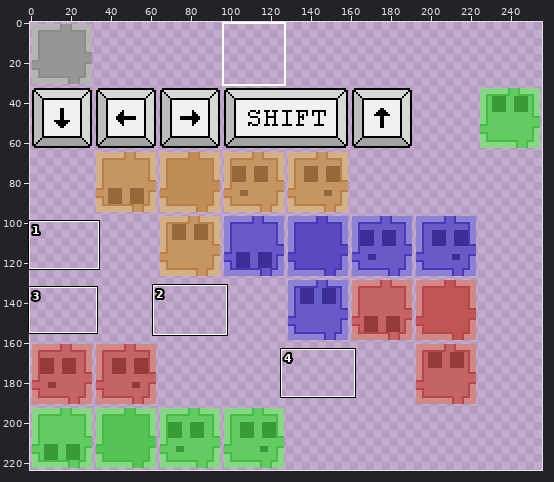
Sprite sheet, stored at slimes.png. Above: a wide view before the commit, with the close-up outlined.
Close-up. Before the edit:
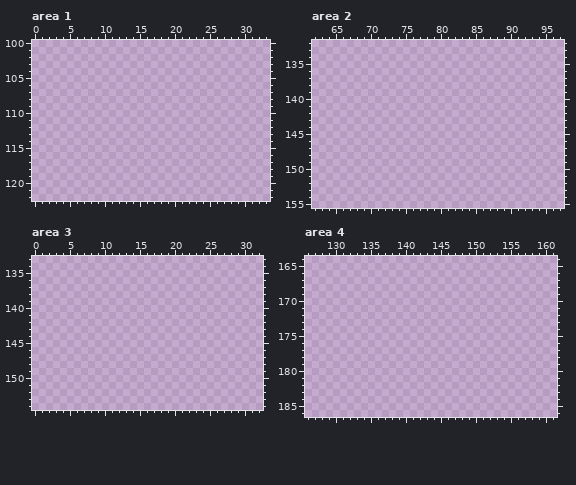
The file is 192x160 pixels. Colours within 5 levels of each other are drawn and written as one. Shown: area 1: x 0..33, y 100..122; area 2: x 62..97, y 132..155; area 3: x 0..32, y 133..154; area 4: x 126..161, y 164..186. The old version is drawn lined up with the new one. The commit also changed other parts of the picture, which this record leaves out.
After the commit:
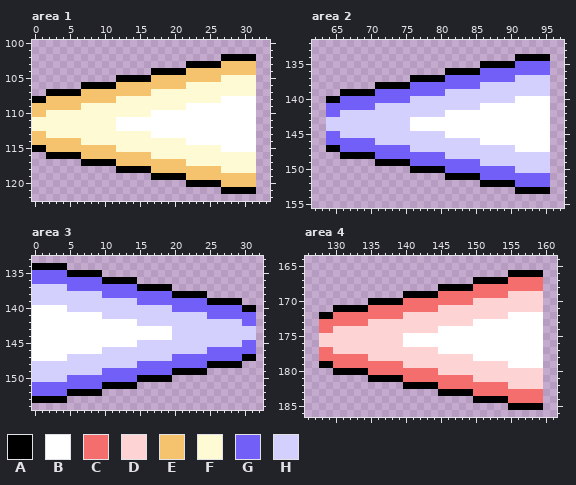
Palette (. is transparent): A #000000  B #ffffff  C #f56e6e  D #fdd3d3  E #f5c26e  F #fefad3  G #725ff7  H #d4d0fe
The edit:
canvas 192x160 -> 256x224; drawings rearranged on the sheet (the old picture shows each at its new place; 1 dropped ones are not shown)
Changed rows in their new state; - is an unchanged pixel.
Area 1:
first column x 0:
102 ---------------------------AAAAA
103 ----------------------AAAAAEEEEE
104 -----------------AAAAAEEEEEEEEEE
105 ------------AAAAAEEEEEEEEEEFFFFF
106 -------AAAAAEEEEEEEEEEFFFFFFFFFF
107 --AAAAAEEEEEEEEEEFFFFFFFFFFFFFFF
108 AAEEEEEEEEEEFFFFFFFFFFFFFFFBBBBB
109 EEEEEEEFFFFFFFFFFFFFFFBBBBBBBBBB
110 EEFFFFFFFFFFFFFFFBBBBBBBBBBBBBBB
111 FFFFFFFFFFFFBBBBBBBBBBBBBBBBBBBB
112 FFFFFFFFFFFFBBBBBBBBBBBBBBBBBBBB
113 EEFFFFFFFFFFFFFFFBBBBBBBBBBBBBBB
114 EEEEEEEFFFFFFFFFFFFFFFBBBBBBBBBB
115 AAEEEEEEEEEEFFFFFFFFFFFFFFFBBBBB
116 --AAAAAEEEEEEEEEEFFFFFFFFFFFFFFF
117 -------AAAAAEEEEEEEEEEFFFFFFFFFF
118 ------------AAAAAEEEEEEEEEEFFFFF
119 -----------------AAAAAEEEEEEEEEE
120 ----------------------AAAAAEEEEE
121 ---------------------------AAAAA
Area 2:
first column x 64:
134 ---------------------------AAAAA
135 ----------------------AAAAAGGGGG
136 -----------------AAAAAGGGGGGGGGG
137 ------------AAAAAGGGGGGGGGGHHHHH
138 -------AAAAAGGGGGGGGGGHHHHHHHHHH
139 --AAAAAGGGGGGGGGGHHHHHHHHHHHHHHH
140 AAGGGGGGGGGGHHHHHHHHHHHHHHHBBBBB
141 GGGGGGGHHHHHHHHHHHHHHHBBBBBBBBBB
142 GGHHHHHHHHHHHHHHHBBBBBBBBBBBBBBB
143 HHHHHHHHHHHHBBBBBBBBBBBBBBBBBBBB
144 HHHHHHHHHHHHBBBBBBBBBBBBBBBBBBBB
145 GGHHHHHHHHHHHHHHHBBBBBBBBBBBBBBB
146 GGGGGGGHHHHHHHHHHHHHHHBBBBBBBBBB
147 AAGGGGGGGGGGHHHHHHHHHHHHHHHBBBBB
148 --AAAAAGGGGGGGGGGHHHHHHHHHHHHHHH
149 -------AAAAAGGGGGGGGGGHHHHHHHHHH
150 ------------AAAAAGGGGGGGGGGHHHHH
151 -----------------AAAAAGGGGGGGGGG
152 ----------------------AAAAAGGGGG
153 ---------------------------AAAAA
Area 3:
first column x 0:
134 AAAAA---------------------------
135 GGGGGAAAAA----------------------
136 GGGGGGGGGGAAAAA-----------------
137 HHHHHGGGGGGGGGGAAAAA------------
138 HHHHHHHHHHGGGGGGGGGGAAAAA-------
139 HHHHHHHHHHHHHHHGGGGGGGGGGAAAAA--
140 BBBBBHHHHHHHHHHHHHHHGGGGGGGGGGAA
141 BBBBBBBBBBHHHHHHHHHHHHHHHGGGGGGG
142 BBBBBBBBBBBBBBBHHHHHHHHHHHHHHHGG
143 BBBBBBBBBBBBBBBBBBBBHHHHHHHHHHHH
144 BBBBBBBBBBBBBBBBBBBBHHHHHHHHHHHH
145 BBBBBBBBBBBBBBBHHHHHHHHHHHHHHHGG
146 BBBBBBBBBBHHHHHHHHHHHHHHHGGGGGGG
147 BBBBBHHHHHHHHHHHHHHHGGGGGGGGGGAA
148 HHHHHHHHHHHHHHHGGGGGGGGGGAAAAA--
149 HHHHHHHHHHGGGGGGGGGGAAAAA-------
150 HHHHHGGGGGGGGGGAAAAA------------
151 GGGGGGGGGGAAAAA-----------------
152 GGGGGAAAAA----------------------
153 AAAAA---------------------------
Area 4:
first column x 128:
166 ---------------------------AAAAA
167 ----------------------AAAAACCCCC
168 -----------------AAAAACCCCCCCCCC
169 ------------AAAAACCCCCCCCCCDDDDD
170 -------AAAAACCCCCCCCCCDDDDDDDDDD
171 --AAAAACCCCCCCCCCDDDDDDDDDDDDDDD
172 AACCCCCCCCCCDDDDDDDDDDDDDDDBBBBB
173 CCCCCCCDDDDDDDDDDDDDDDBBBBBBBBBB
174 CCDDDDDDDDDDDDDDDBBBBBBBBBBBBBBB
175 DDDDDDDDDDDDBBBBBBBBBBBBBBBBBBBB
176 DDDDDDDDDDDDBBBBBBBBBBBBBBBBBBBB
177 CCDDDDDDDDDDDDDDDBBBBBBBBBBBBBBB
178 CCCCCCCDDDDDDDDDDDDDDDBBBBBBBBBB
179 AACCCCCCCCCCDDDDDDDDDDDDDDDBBBBB
180 --AAAAACCCCCCCCCCDDDDDDDDDDDDDDD
181 -------AAAAACCCCCCCCCCDDDDDDDDDD
182 ------------AAAAACCCCCCCCCCDDDDD
183 -----------------AAAAACCCCCCCCCC
184 ----------------------AAAAACCCCC
185 ---------------------------AAAAA
Boxes around the changes in both close-ups, in picture pixels (x1, y1, x2, y2):
added: (32, 54, 256, 194)
added: (326, 54, 550, 194)
added: (32, 263, 256, 403)
added: (319, 270, 543, 410)
